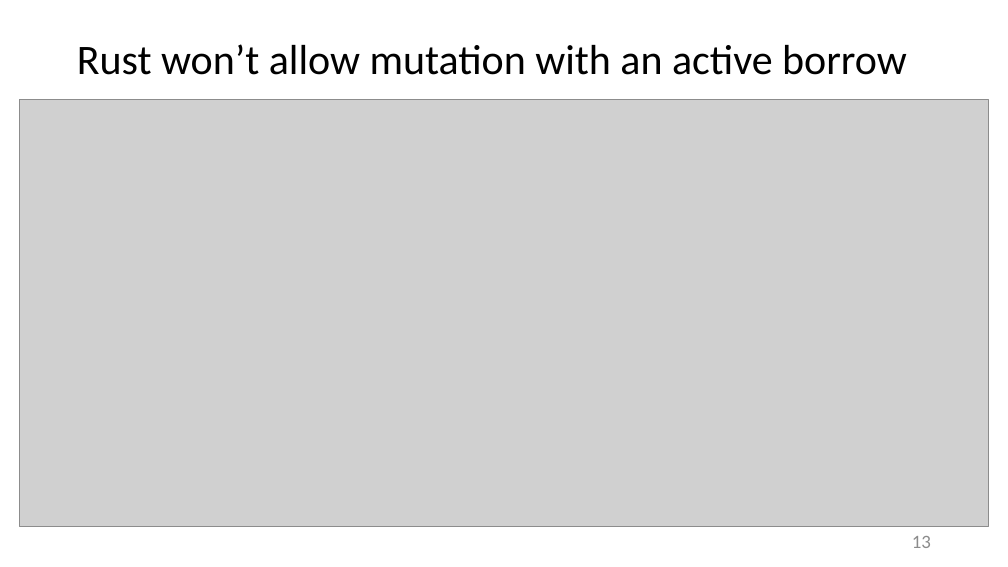
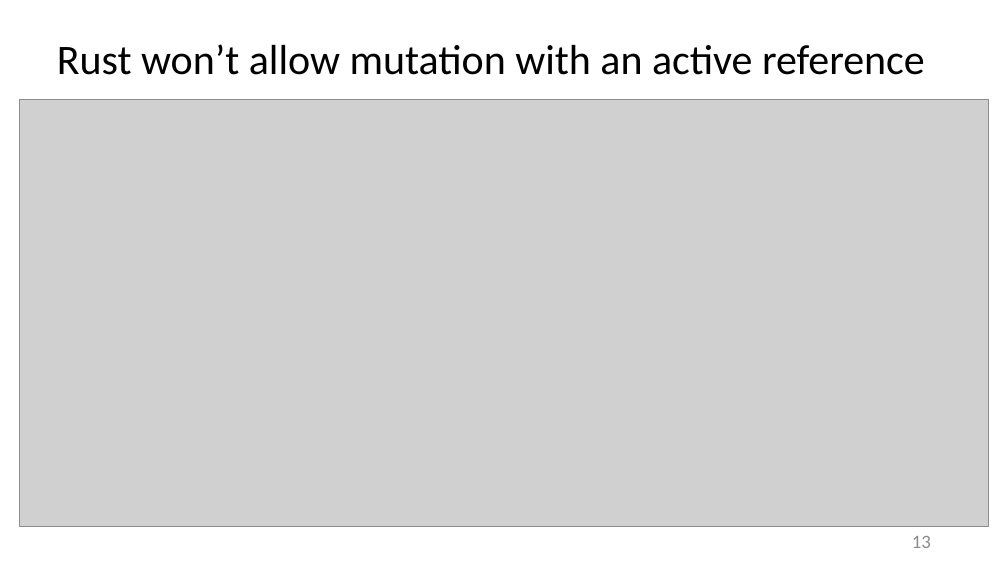
Before and after one commit to JimFawcett/JimFawcett.github.io, a slide deck: slide 13 of Resources/RustModels.pptx. Drawn at 1008x567 pixels with LibreOffice and Linux fonts; fonts in the diff are those of the drawing; grey boxes stand for pictures. Boxes give left, top, right and bottom in pixels: in the first picture for what was removed or moved away, otherwise in the second. Text is boxed around its words. In the diff, an @@ line names an element or a change of style, - is before the commit and + after.

```diff
--- a/Resources/RustModels.pptx
+++ b/Resources/RustModels.pptx
@@ title at (57,44,925,75): text changed @@
-Rust won’t allow mutation with an active borrow
+Rust won’t allow mutation with an active reference
```
Also in this commit, not shown: 1 other slide changed, 2 slides added, 1 other file.
